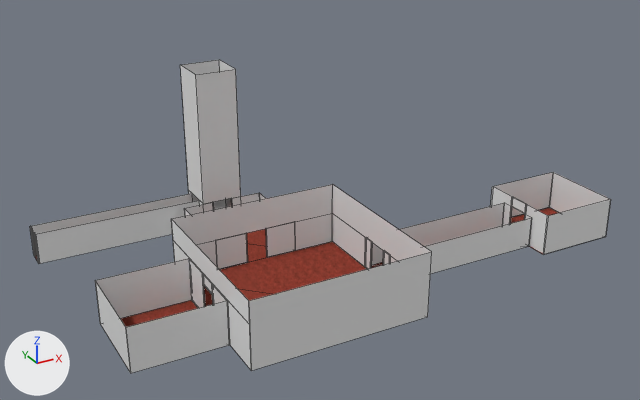
What one commit did to the Blender file Blender/Map.blend.
The view is the same before and after, from a 50 mm lens placed at (-60.7, -118.4, 76.6), pointed at (10.2, 10.4, 12.1). Every picture has the same lights, and +X, +Y and +Z are marked at lower left. The older version comes first. Mesh edges are drawn as thin lines.

Names of what the first picture shows: 'Corridor 1', 'Corridor 2', 'Map', 'Room 1', 'Room 2', 'Room 3', 'Room 5' and 1 more.
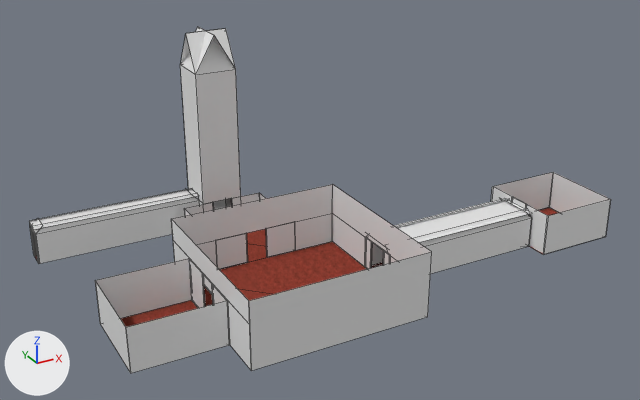
Commit message: Update di Map.blend e Map.blend1

Edits to the bpy script that builds the scene:
```text
Add me_plane_017:
    me_plane_017.from_pydata(...)  # 20 vertices, 5 faces; spans x -1.0..1.0, y -1.0..1.0, z -1.0..0.41
Add me_plane_009:
    me_plane_009.from_pydata([(-1.0, 0.0, 0.0), (1.0, 0.0, 0.0), (-1.0, 2.0, 0.0), (1.0, 2.0, 0.0), (1.0, 0.0, 0.0), (1.0, 1.0, -6.93), (0.0, 1.5, 3.46), (0.0, 2.5, -3.46), (1.0, 1.0, -6.93), (-1.0, 1.0, -6.93), (1.0, 2.0, 0.0), (-1.0, 2.0, 0.0), (-1.0, 1.0, -6.93), (-1.0, 0.0, 0.0), (0.0, 2.5, -3.46), (0.0, 1.5, 3.46)], [], [(0, 1, 3, 2), (4, 5, 7, 6), (8, 9, 11, 10), (12, 13, 15, 14)])
Add ob_corridor_2_roof:
    ob_corridor_2_roof = bpy.data.objects.new('Corridor 2 roof', me_plane_017)
    ob_corridor_2_roof.location = (-20.0, 36.0, 7.0)
    ob_corridor_2_roof.scale = (16.0, 2.0, 1.0)
Add ob_corridor_1_roof:
    ob_corridor_1_roof = bpy.data.objects.new('Corridor 1 roof', me_plane_017.copy())
    ob_corridor_1_roof.location = (32.0, 0.0, 7.0)
    ob_corridor_1_roof.scale = (16.0, 4.0, 1.0)
Add ob_room_5_roof:
    ob_room_5_roof = bpy.data.objects.new('Room 5 roof', me_plane_009)
    ob_room_5_roof.location = (-4.0, 36.0, 32.0)
    ob_room_5_roof.rotation_euler = (1.047, 0.0, -1.571)  # degrees (60, 0, -90)
    ob_room_5_roof.scale = (4.0, 4.0, 1.0)
```

What differs and where, as boxes [x1, y1, x2, y2] in the pictures (640 x 400 px):
'Corridor 1 roof', added: after [394, 198, 532, 246]
'Corridor 2 roof', added: after [29, 188, 199, 234]
'Room 5 roof', added: after [180, 27, 236, 75]
